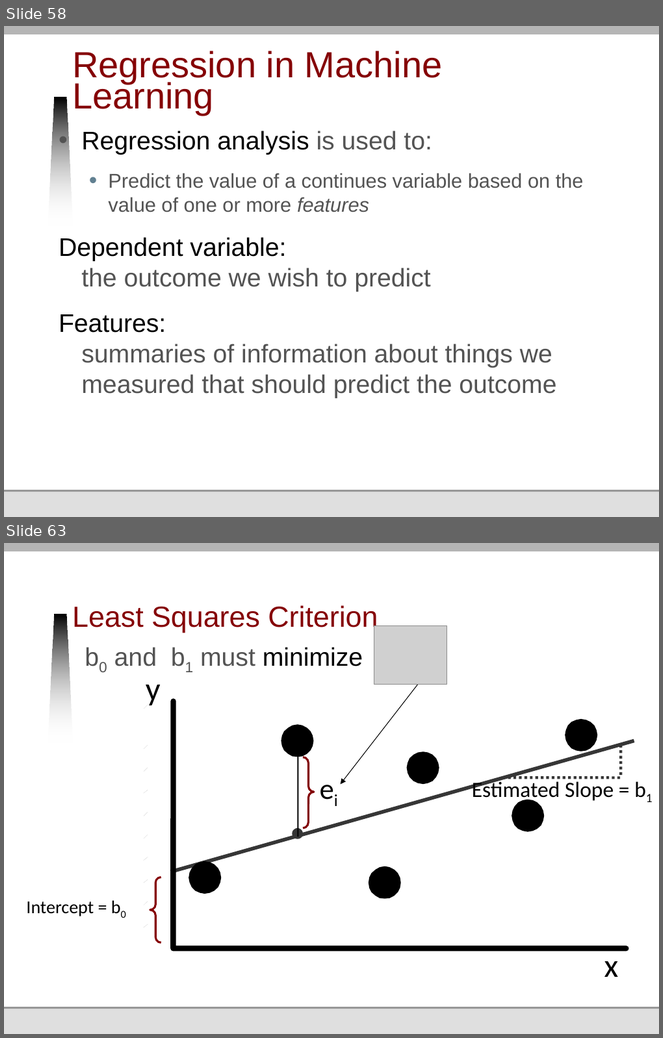
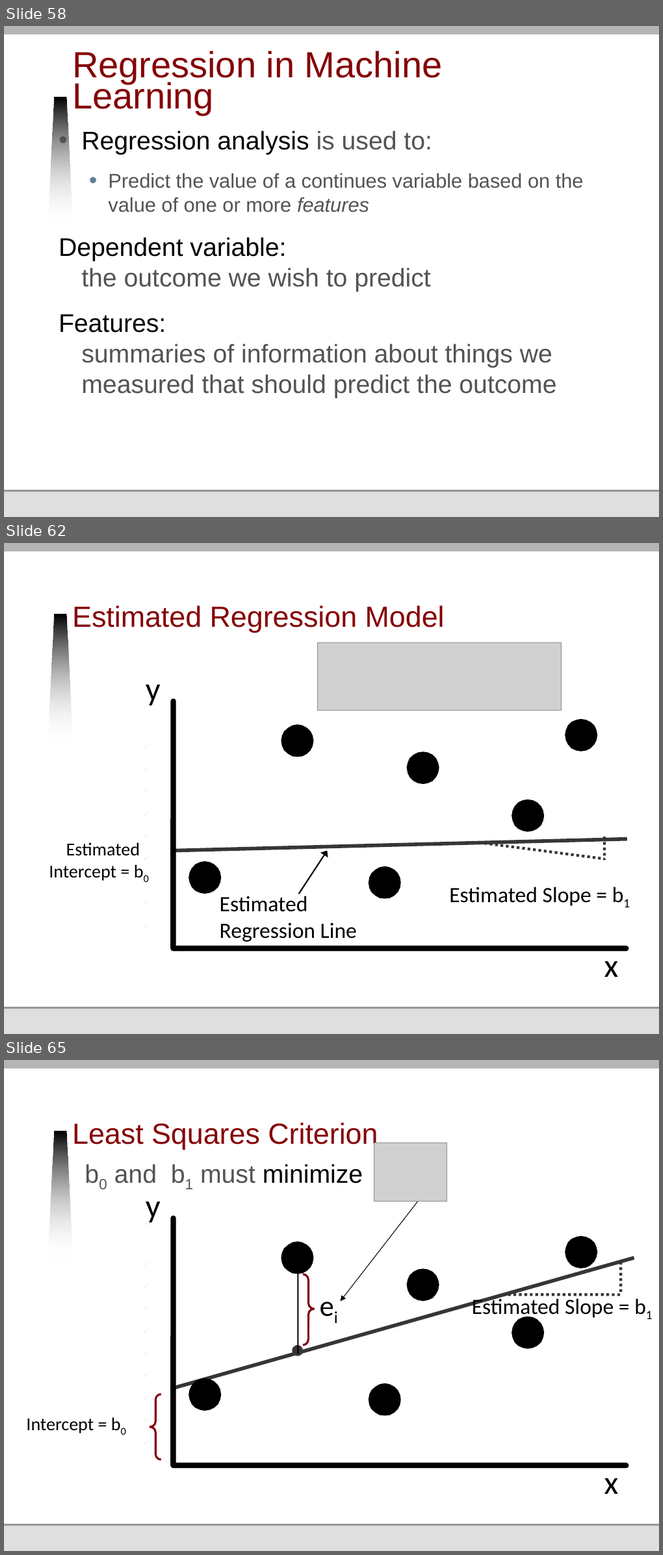
Before and after one commit to jmankoff/data, a slide deck: Lectures/9 Correlation and Regression.pptx. Shown one above the other, each under a label of ours: slides 58 and 63 before the commit, slides 58, 62 and 65 after it; the slides between them are not shown. The pictures are 663x1038 and 663x1555 pixels, drawn with LibreOffice and Linux fonts; fonts in the diff are those of the drawing; grey boxes stand for pictures; background and template pictures are left out. Boxes give left, top, right and bottom in pixels: in the first picture for what was removed or moved away, otherwise in the second. Text is boxed around its words. In the diff, an @@ line names an element or a change of style, - is before the commit and + after.

```diff
--- a/Lectures/9 Correlation and Regression.pptx
+++ b/Lectures/9 Correlation and Regression.pptx
@@ slide 62 added at box(4, 543, 659, 1034), background #FFFFFF; not listed: 6 template elements that a slide beside it also shows @@
@@ title added at box(72, 605, 445, 633), 32 pt, text #850205 @@
+Estimated Regression Model
@@ picture added at box(317, 643, 562, 711) @@
@@ text added at box(146, 685, 161, 705), 36 pt, text #000000 @@
+y
@@ line added from (146, 707) to (146, 707), #CDCDCD 6 pt @@
@@ freeform shape added at box(173, 702, 626, 949), outline #000000 6 pt @@
@@ freeform shape added at box(281, 724, 314, 757), fill #000000 @@
@@ freeform shape added at box(565, 719, 597, 752), fill #000000 @@
@@ line added from (146, 746) to (146, 747), #CDCDCD 6 pt @@
@@ rectangle added at box(292, 745, 305, 752), fill #000000 @@
@@ freeform shape added at box(407, 752, 440, 785), fill #000000 @@
@@ line added from (146, 770) to (146, 770), #CDCDCD 6 pt @@
@@ line added from (146, 792) to (146, 792), #CDCDCD 6 pt @@
@@ line added from (146, 814) to (146, 814), #CDCDCD 6 pt @@
@@ freeform shape added at box(512, 800, 545, 833), fill #000000 @@
@@ text added at box(49, 843, 140, 881), 20 pt, text #000000 @@
+Estimated Intercept = b0
@@ line added from (146, 837) to (146, 837), #CDCDCD 6 pt @@
@@ line added from (175, 851) to (627, 839), #363636 4 pt @@
@@ arrow added from (299, 894) to (327, 851), #000000 1.5 pt @@
@@ line added from (484, 844) to (604, 859), #363636 3 pt dashed @@
@@ line added from (605, 837) to (605, 860), #363636 3 pt dashed @@
@@ line added from (146, 859) to (146, 859), #CDCDCD 6 pt @@
@@ freeform shape added at box(189, 861, 222, 894), fill #000000 @@
@@ freeform shape added at box(368, 867, 401, 899), fill #000000 @@
@@ line added from (146, 881) to (146, 882), #CDCDCD 6 pt @@
@@ text added at box(449, 887, 592, 906), 24 pt, text #000000 @@
+Estimated Slope = b1
@@ line added from (146, 903) to (146, 903), #CDCDCD 6 pt @@
@@ text added at box(220, 894, 357, 942), 24 pt, text #000000 @@
+Estimated
+Regression Line
@@ line added from (146, 927) to (146, 927), #CDCDCD 6 pt @@
@@ text added at box(605, 951, 619, 977), 36 pt, text #000000 @@
+x
@@ what was slide 63 is now slide 65 @@
```
Also in this commit, not shown: 51 slides changed, 5 other slides added, 3 slides removed.
